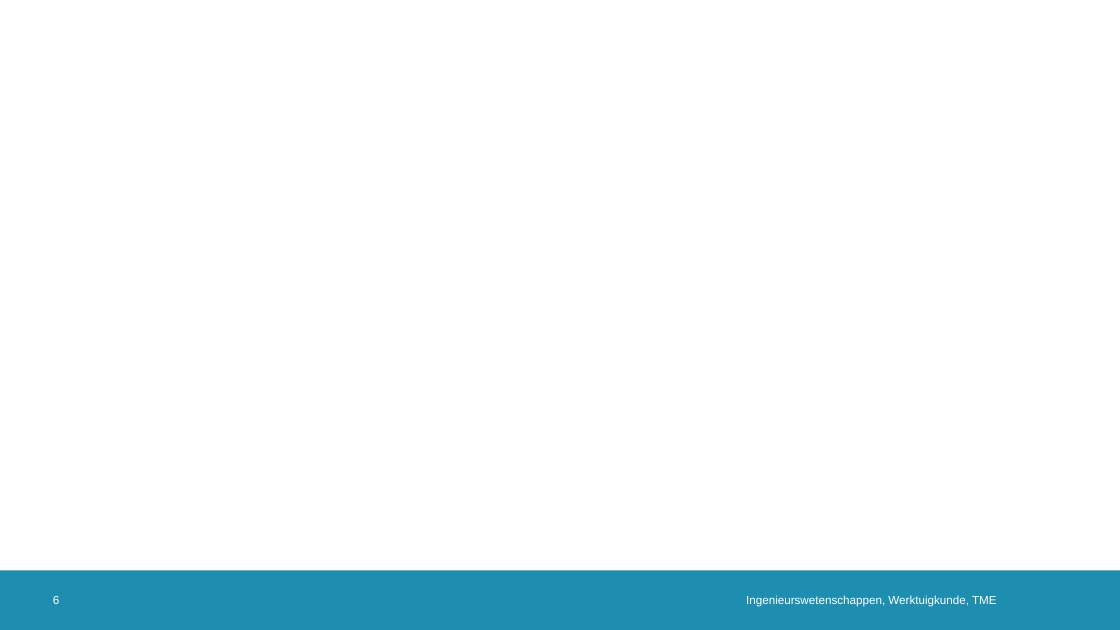
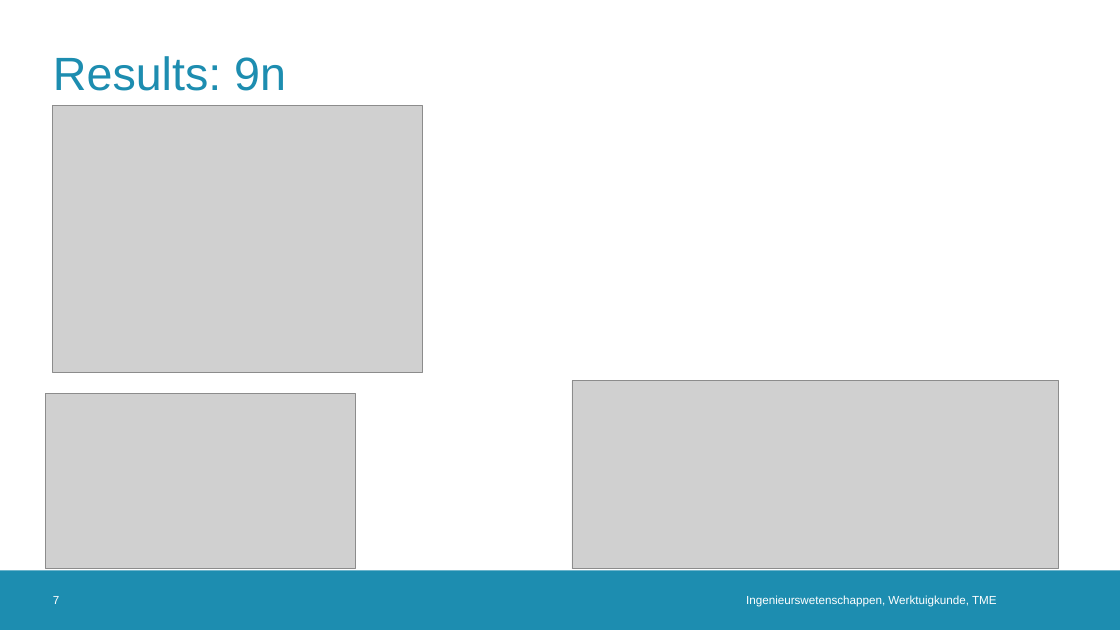
Before and after one commit to erikfilias/JointResearch, a slide deck: slide 7 of 02. Presentations/Process_visual.pptx (slide 6 before the commit). Drawn at 1120x630 pixels with LibreOffice and Linux fonts; fonts in the diff are those of the drawing; grey boxes stand for pictures; background and template pictures are left out. Boxes give left, top, right and bottom in pixels: in the first picture for what was removed or moved away, otherwise in the second. Text is boxed around its words. In the diff, an @@ line names an element or a change of style, - is before the commit and + after.

```diff
--- a/02. Presentations/Process_visual.pptx
+++ b/02. Presentations/Process_visual.pptx
@@ title added at (53,56,286,91), 40 pt, text #1D8DB0 @@
+Results: 9n
@@ picture added at (53,105,423,372) @@
@@ picture added at (572,381,1059,569) @@
@@ picture added at (45,394,356,569) @@
@@ page number at (53,596,59,604): text changed @@
-6
+7
```
Also in this commit, not shown: 2 slides added.
